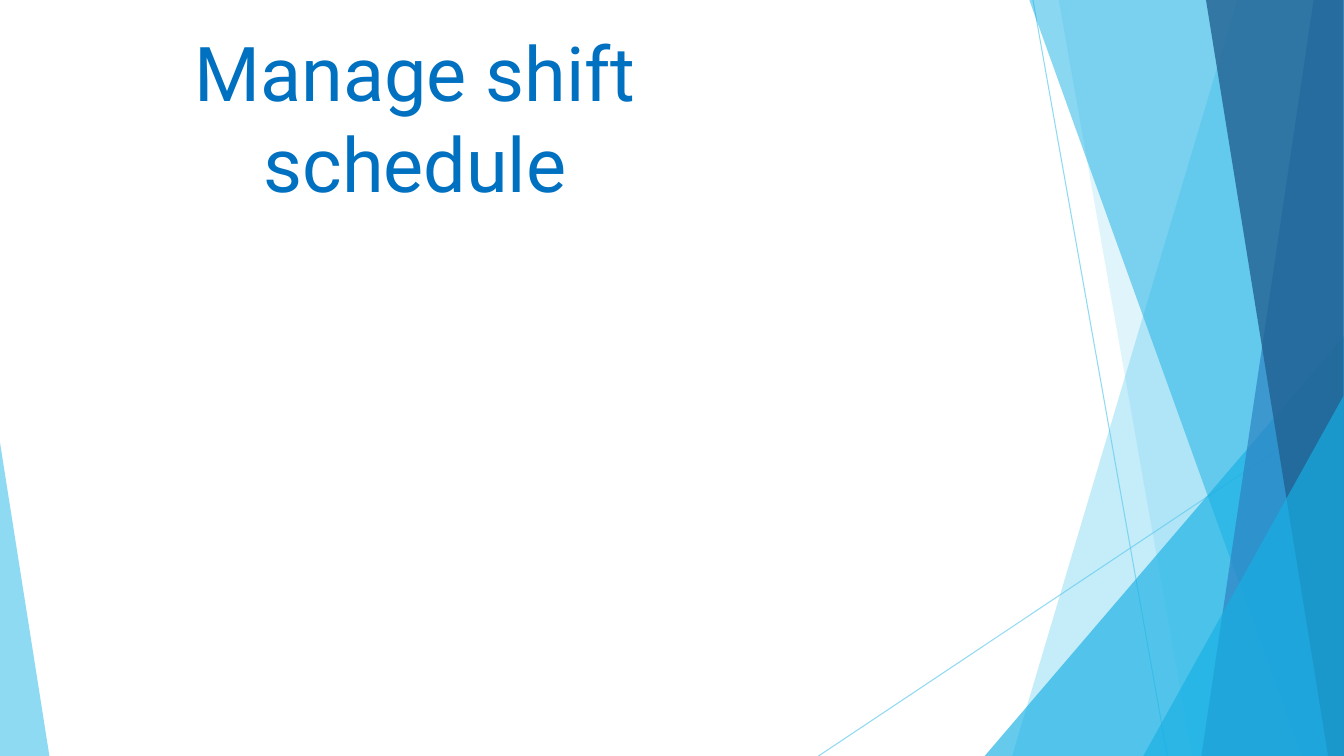
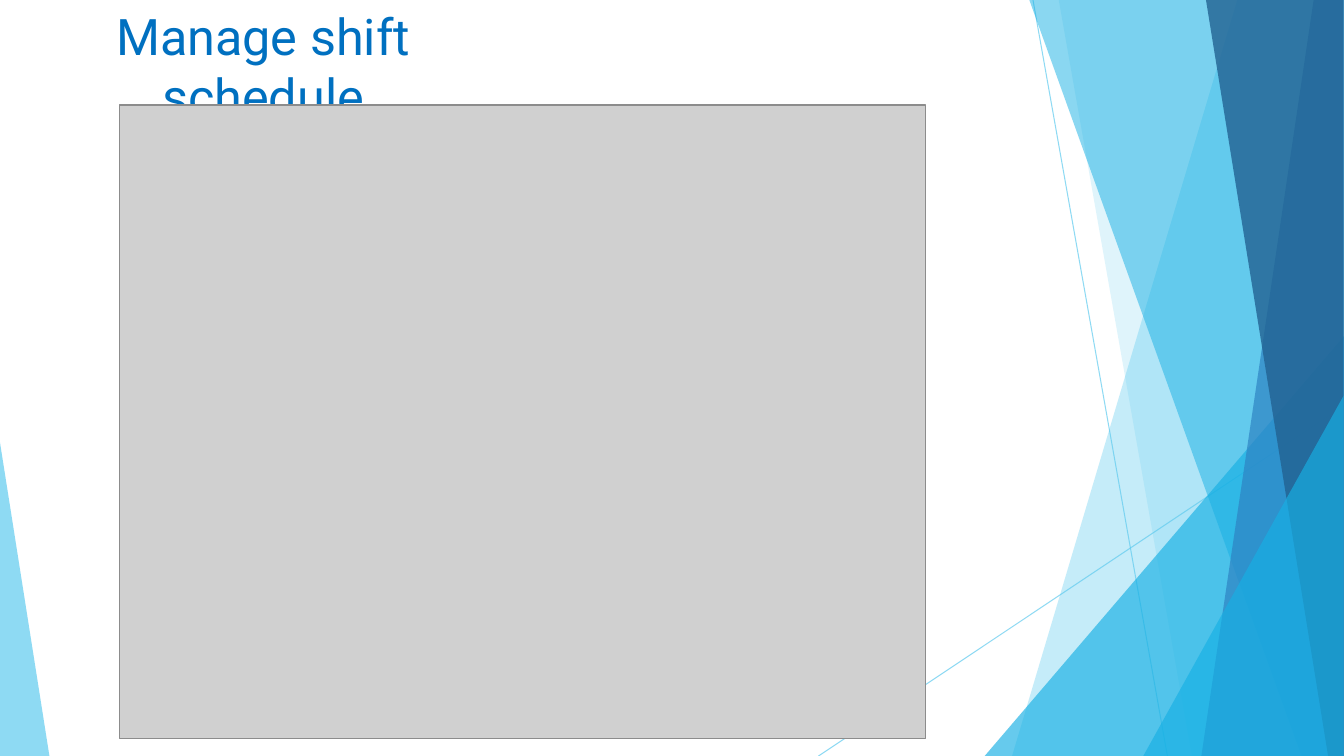
Before and after one commit to linhmimoza/Hospital_PortalExtra, a slide deck: slide 20 of Hospital.pptx. Drawn at 1344x756 pixels with LibreOffice and Linux fonts; fonts in the diff are those of the drawing; grey boxes stand for pictures. Boxes give left, top, right and bottom in pixels: in the first picture for what was removed or moved away, otherwise in the second. Text is boxed around its words. In the diff, an @@ line names an element or a change of style, - is before the commit and + after.

```diff
--- a/Hospital.pptx
+++ b/Hospital.pptx
@@ text "Manage shift schedule": place and size @@
-text "Manage shift schedule" at (194, 43, 635, 193)
+text "Manage shift schedule" at (116, 16, 410, 106)
@@ text "Manage shift schedule" at (116, 16, 410, 106): size 54 to 36 pt @@
@@ picture added at (120, 105, 927, 739) @@
```
Also in this commit, not shown: 3 other slides changed, 6 slides added, 1 slide removed, 8 other files.
